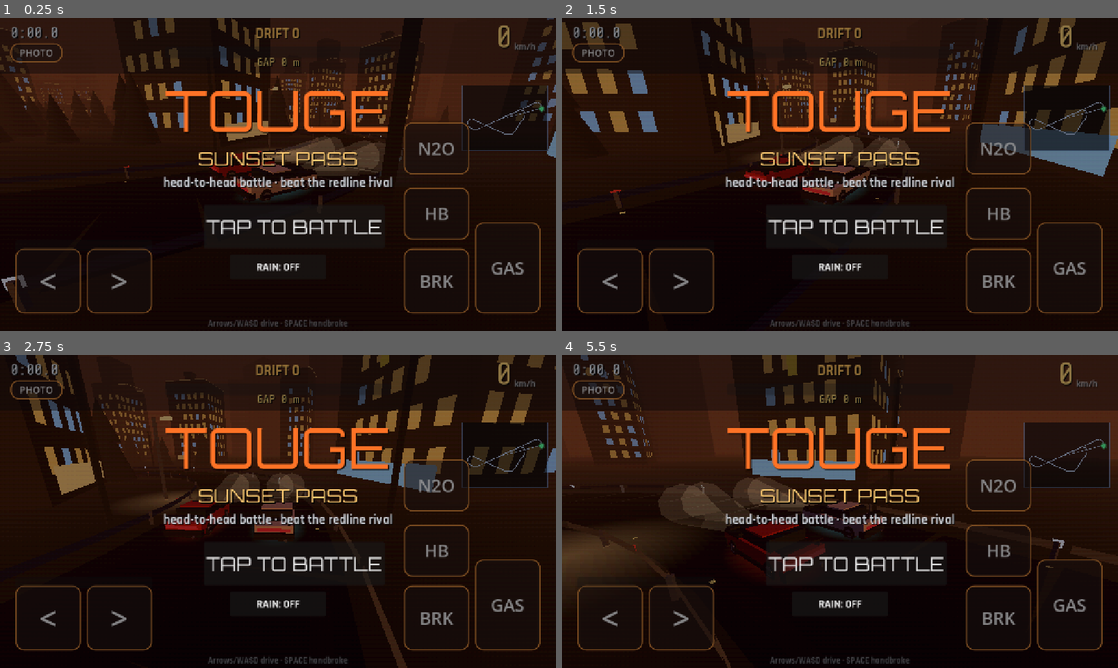
Above: before the commit, frames 1-4 (two rows, left to right).
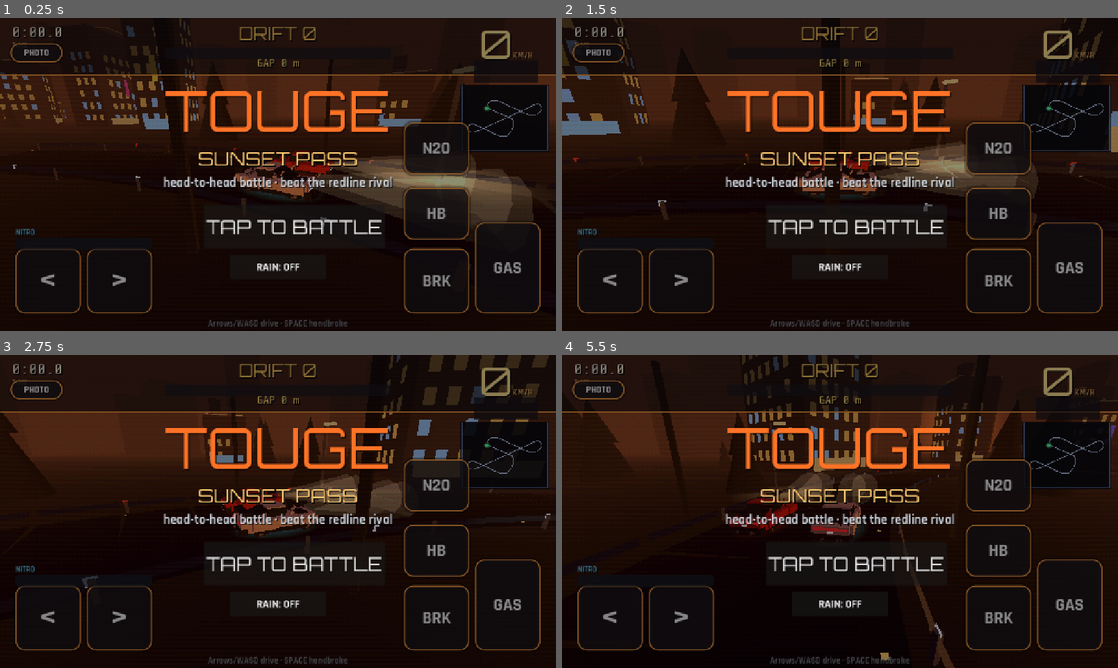
Above: after the commit, the same moments.

Repository: Thefreatbandz/touge
Game: Godot game, scene res://scenes/main.tscn
Same seed, same stepped clock (60 frames per second), same inputs: the game is played once before the commit and once after it.
Inputs (mouse positions are in pixels of both pictures, inside the frame that each line leads up to):
- Up to frame 1 (0.25 s): no input
- Up to frame 2 (1.5 s): move the mouse to (962, 158) at 0.52 s; hold Right 0.53-1.25 s; hold Shift 0.53-1.25 s; click (962, 158) at 0.67 s; tap Space at 0.77 s; drag from (728, 190) to (812, 237) at 1.27 s
- Up to frame 3 (2.75 s): move the mouse to (333, 442) at 2.02 s; hold Right from 2.03 s (still down); hold Shift from 2.03 s (still down)
- Up to frame 4 (5.5 s): release Right at 2.75 s; release Shift at 2.75 s; drag from (812, 574) to (673, 464) at 2.77 s; move the mouse to (1006, 558) at 3.52 s; hold Left 3.53-4.25 s; hold Shift 3.53-4.25 s; tap Space at 3.77 s; drag from (673, 464) to (756, 433) at 4.27 s; move the mouse to (867, 511) at 5.02 s; hold Down from 5.03 s (still down); hold Shift from 5.03 s (still down); click (867, 511) at 5.17 s

The runs differ from the first frame. In frame 1, 17% of the frame differs, in the area x 0-100%, y 0-95%; in frame 2, 19%; in frame 3, 18%; in frame 4, 19%.

Commit message:
TOUGE: better car bodies, street overlap fix, UI polish

Diff:
--- a/scripts/car.gd
+++ b/scripts/car.gd
@@ -182,32 +182,86 @@
 	add_child(_body)
 	var white := body_color
 	var black := Color(0.05, 0.05, 0.06)
-	var glass := Color(0.06, 0.09, 0.13)
-	# lower body (panda white)
-	_box(_body, Vector3(1.82, 0.62, 4.3), Vector3(0, 0.62, 0), white)
-	# black hood (panda style)
-	_box(_body, Vector3(1.84, 0.10, 1.35), Vector3(0, 0.95, -1.42), black)
-	# cabin / glasshouse
-	_box(_body, Vector3(1.58, 0.52, 2.05), Vector3(0, 1.12, 0.25), glass)
-	# roof panel (white)
-	_box(_body, Vector3(1.60, 0.08, 1.15), Vector3(0, 1.40, 0.30), white)
-	# trunk spoiler
-	_box(_body, Vector3(1.70, 0.07, 0.42), Vector3(0, 1.18, 1.95), black)
-	_box(_body, Vector3(0.08, 0.28, 0.30), Vector3(-0.70, 1.02, 1.95), black)
-	_box(_body, Vector3(0.08, 0.28, 0.30), Vector3(0.70, 1.02, 1.95), black)
-	# bumpers
-	_box(_body, Vector3(1.88, 0.34, 0.35), Vector3(0, 0.42, -2.12), black)
-	_box(_body, Vector3(1.88, 0.34, 0.35), Vector3(0, 0.42, 2.12), black)
-	# pop-up headlights (up) + glow
-	_box(_body, Vector3(0.42, 0.16, 0.42), Vector3(-0.58, 1.00, -1.95), black)
-	_box(_body, Vector3(0.42, 0.16, 0.42), Vector3(0.58, 1.00, -1.95), black)
-	_box(_body, Vector3(0.34, 0.10, 0.06), Vector3(-0.58, 1.00, -2.16),
-		Color(1.0, 0.95, 0.75), 2.5)
-	_box(_body, Vector3(0.34, 0.10, 0.06), Vector3(0.58, 1.00, -2.16),
-		Color(1.0, 0.95, 0.75), 2.5)
-	# taillight bar
-	_box(_body, Vector3(1.55, 0.14, 0.06), Vector3(0, 0.78, 2.30),
+	var glass := Color(0.05, 0.08, 0.12)
+	var dark := Color(0.08, 0.08, 0.09)
+	# === main hull: tapered three-section sports car ===
+	# rear haunches (widest)
+	_box(_body, Vector3(1.84, 0.58, 1.70), Vector3(0, 0.60, 1.15), white)
+	# mid body
+	_box(_body, Vector3(1.78, 0.54, 1.60), Vector3(0, 0.58, -0.25), white)
+	# nose (tapered, lower)
+	_box(_body, Vector3(1.62, 0.46, 1.10), Vector3(0, 0.54, -1.55), white)
+	# === hood: sloped to the nose ===
+	var hood := _box(_body, Vector3(1.58, 0.07, 1.30), Vector3(0, 0.82, -1.35), white)
+	hood.rotation.x = 0.10
+	var vent := _box(_body, Vector3(0.90, 0.05, 0.70), Vector3(0, 0.88, -1.30), black)
+	vent.rotation.x = 0.10
+	# === front bumper + grille + lip ===
+	_box(_body, Vector3(1.70, 0.32, 0.40), Vector3(0, 0.40, -2.05), black)
+	_box(_body, Vector3(1.10, 0.16, 0.06), Vector3(0, 0.48, -2.26), dark)
+	_box(_body, Vector3(1.74, 0.07, 0.32), Vector3(0, 0.20, -2.10), black)
+	for sx in [-1.0, 1.0]:
+		var can := _box(_body, Vector3(0.22, 0.04, 0.30), Vector3(sx * 0.78, 0.52, -2.08), black)
+		can.rotation.z = sx * -0.15
+	# === widebody fender flares ===
+	for sx in [-1.0, 1.0]:
+		_box(_body, Vector3(0.18, 0.42, 1.10), Vector3(sx * 0.92, 0.62, -1.35), white)
+		_box(_body, Vector3(0.18, 0.46, 1.20), Vector3(sx * 0.94, 0.62, 1.15), white)
+	# === greenhouse: raked windshield, roof, fastback rear glass ===
+	var ws := _box(_body, Vector3(1.48, 0.05, 1.15), Vector3(0, 1.18, -0.45), glass)
+	ws.rotation.x = -0.48
+	_box(_body, Vector3(1.50, 0.07, 1.05), Vector3(0, 1.46, 0.38), white)
+	var rw := _box(_body, Vector3(1.46, 0.05, 1.25), Vector3(0, 1.20, 1.18), glass)
+	rw.rotation.x = 0.42
+	for sx in [-1.0, 1.0]:
+		_box(_body, Vector3(0.04, 0.38, 1.05), Vector3(sx * 0.76, 1.18, 0.38), glass)
+		var ap := _box(_body, Vector3(0.08, 0.55, 0.08), Vector3(sx * 0.72, 1.20, -0.55), white)
+		ap.rotation.x = -0.48
+	# === trunk + rear bumper + diffuser ===
+	_box(_body, Vector3(1.78, 0.42, 0.75), Vector3(0, 0.72, 1.95), white)
+	_box(_body, Vector3(1.84, 0.32, 0.38), Vector3(0, 0.40, 2.18), black)
+	_box(_body, Vector3(1.55, 0.14, 0.30), Vector3(0, 0.26, 2.22), black)
+	for fx in [-0.45, -0.15, 0.15, 0.45]:
+		_box(_body, Vector3(0.05, 0.16, 0.28), Vector3(fx, 0.26, 2.22), dark)
+	# === GT wing: swan-neck stands + endplates ===
+	var wing := _box(_body, Vector3(1.72, 0.05, 0.48), Vector3(0, 1.32, 2.02), black)
+	wing.rotation.x = -0.10
+	for sx in [-1.0, 1.0]:
+		_box(_body, Vector3(0.05, 0.30, 0.55), Vector3(sx * 0.86, 1.20, 2.02), black)
+		_box(_body, Vector3(0.07, 0.32, 0.10), Vector3(sx * 0.45, 1.08, 2.02), black)
+	# === lights: flush headlights + full-width tail bar ===
+	for sx in [-1.0, 1.0]:
+		_box(_body, Vector3(0.48, 0.14, 0.06), Vector3(sx * 0.58, 0.66, -2.05), black)
+		var hl := _box(_body, Vector3(0.42, 0.10, 0.08), Vector3(sx * 0.58, 0.68, -2.08),
+			Color(1.0, 0.95, 0.75), 2.5)
+		hl.rotation.x = 0.15
+	_box(_body, Vector3(1.60, 0.12, 0.06), Vector3(0, 0.82, 2.37),
 		Color(1.0, 0.08, 0.08), 2.0)
+	_box(_body, Vector3(0.30, 0.08, 0.06), Vector3(0, 0.68, 2.37),
+		Color(0.9, 0.9, 0.95), 1.0)
+	# === side skirts ===
+	for sx in [-1.0, 1.0]:
+		_box(_body, Vector3(0.14, 0.16, 2.20), Vector3(sx * 0.93, 0.30, 0.10), black)
+	# === mirrors ===
+	for sx in [-1.0, 1.0]:
+		_box(_body, Vector3(0.16, 0.10, 0.22), Vector3(sx * 0.98, 1.18, -0.35), white)
+		_box(_body, Vector3(0.05, 0.08, 0.06), Vector3(sx * 0.90, 1.14, -0.35), black)
+	# === dual exhausts ===
+	for sx in [-1.0, 1.0]:
+		var ex := MeshInstance3D.new()
+		var em := CylinderMesh.new()
+		em.top_radius = 0.07
+		em.bottom_radius = 0.07
+		em.height = 0.18
+		ex.mesh = em
+		var exm := StandardMaterial3D.new()
+		exm.albedo_color = Color(0.65, 0.67, 0.70)
+		exm.metallic = 0.85
+		exm.roughness = 0.30
+		ex.material_override = exm
+		ex.position = Vector3(sx * 0.38, 0.32, 2.38)
+		ex.rotation.x = PI / 2.0
+		_body.add_child(ex)
 	# wheels
 	_wheels.clear()
 	var tire := Color(0.04, 0.04, 0.045)
--- a/scripts/hud.gd
+++ b/scripts/hud.gd
@@ -80,15 +80,20 @@
 	b.size = size
 	b.focus_mode = Control.FOCUS_NONE  # never steal SPACE/ENTER from driving
 	b.add_theme_font_size_override("font_size", font)
-	b.add_theme_color_override("font_color", Color(1, 1, 1, 0.92))
+	b.add_theme_font_override("font", FONT_HUD)
+	b.add_theme_color_override("font_color", Color(1, 1, 1, 0.95))
+	b.add_theme_color_override("font_pressed_color", Color(1.0, 0.95, 0.85))
 	var sb := StyleBoxFlat.new()
-	sb.bg_color = Color(0.16, 0.10, 0.08, 0.55)
-	sb.border_color = Color(1.0, 0.62, 0.25, 0.8)
+	sb.bg_color = Color(0.12, 0.09, 0.10, 0.68)
+	sb.border_color = Color(1.0, 0.62, 0.25, 0.9)
 	sb.set_border_width_all(3)
-	sb.set_corner_radius_all(18)
+	sb.set_corner_radius_all(20)
+	sb.shadow_color = Color(0, 0, 0, 0.45)
+	sb.shadow_size = 6
 	b.add_theme_stylebox_override("normal", sb)
 	var sbp := sb.duplicate() as StyleBoxFlat
-	sbp.bg_color = Color(0.80, 0.42, 0.15, 0.75)
+	sbp.bg_color = Color(0.85, 0.45, 0.16, 0.88)
+	sbp.border_color = Color(1.0, 0.80, 0.45, 1.0)
 	b.add_theme_stylebox_override("pressed", sbp)
 	b.add_theme_stylebox_override("hover", sb)
 	b.add_theme_stylebox_override("focus", StyleBoxEmpty.new())
@@ -112,47 +117,77 @@
 		line.mouse_filter = Control.MOUSE_FILTER_IGNORE
 		add_child(line)
 		_speed_lines.append(line)
-	# top HUD backdrop strip (readability against bright sunset sky)
+	# top HUD backdrop: gradient strip + amber accent line
 	var strip := ColorRect.new()
-	strip.color = Color(0.05, 0.03, 0.04, 0.45)
+	strip.color = Color(0.04, 0.025, 0.035, 0.62)
 	strip.position = Vector2(0, 0)
-	strip.size = Vector2(1280, 128)
+	strip.size = Vector2(1280, 132)
 	add_child(strip)
+	var accent := ColorRect.new()
+	accent.color = Color(1.0, 0.62, 0.25, 0.85)
+	accent.position = Vector2(0, 130)
+	accent.size = Vector2(1280, 3)
+	add_child(accent)
 	# top bar
-	_time_l = _mk_label("0:00.0", 34, Vector2(24, 14))
+	_time_l = _mk_label("0:00.0", 36, Vector2(28, 12))
 	_time_l.add_theme_font_override("font", FONT_MONO)
+	_time_l.add_theme_color_override("font_color", Color(1.0, 0.95, 0.85))
 	add_child(_time_l)
-	_drift_l = _mk_label("DRIFT 0", 34, Vector2(1280 / 2 - 160, 14), HORIZONTAL_ALIGNMENT_CENTER)
-	_drift_l.custom_minimum_size = Vector2(320, 44)
-	_drift_l.add_theme_color_override("font_color", Color(1.0, 0.75, 0.35))
+	var time_cap := _mk_label("TIME", 18, Vector2(28, 52))
+	time_cap.add_theme_color_override("font_color", Color(1.0, 0.72, 0.40, 0.75))
+	add_child(time_cap)
+	_drift_l = _mk_label("DRIFT 0", 40, Vector2(1280 / 2 - 170, 10), HORIZONTAL_ALIGNMENT_CENTER)
+	_drift_l.custom_minimum_size = Vector2(340, 52)
+	_drift_l.add_theme_font_override("font", FONT_DISPLAY)
+	_drift_l.add_theme_color_override("font_color", Color(1.0, 0.78, 0.35))
 	add_child(_drift_l)
-	_speed_l = _mk_label("0", 72, Vector2(1280 - 260, 4), HORIZONTAL_ALIGNMENT_RIGHT)
-	_speed_l.custom_minimum_size = Vector2(160, 88)
-	_speed_l.add_theme_font_override("font", FONT_MONO)
-	_speed_l.add_theme_color_override("font_color", Color(1.0, 0.82, 0.45))
+	# big speed readout (right)
+	_speed_l = _mk_label("0", 92, Vector2(1280 - 280, 0), HORIZONTAL_ALIGNMENT_RIGHT)
+	_speed_l.custom_minimum_size = Vector2(180, 100)
+	_speed_l.add_theme_font_override("font", FONT_DISPLAY)
+	_speed_l.add_theme_color_override("font_color", Color(1.0, 0.88, 0.55))
 	add_child(_speed_l)
-	var unit := _mk_label("km/h", 22, Vector2(1280 - 96, 52))
-	unit.modulate = Color(1, 1, 1, 0.6)
+	var unit := _mk_label("KM/H", 20, Vector2(1280 - 100, 74))
+	unit.add_theme_color_override("font_color", Color(1.0, 0.72, 0.40, 0.8))
 	add_child(unit)
-	# progress bar
+	# progress bar (styled)
 	_prog = ProgressBar.new()
 	_prog.min_value = 0
 	_prog.max_value = 1000
-	_prog.position = Vector2(1280 / 2 - 260, 66)
-	_prog.custom_minimum_size = Vector2(520, 14)
-	_prog.size = Vector2(520, 14)
+	_prog.position = Vector2(1280 / 2 - 260, 68)
+	_prog.custom_minimum_size = Vector2(520, 12)
+	_prog.size = Vector2(520, 12)
 	_prog.show_percentage = false
+	var prog_bg := StyleBoxFlat.new()
+	prog_bg.bg_color = Color(0.10, 0.08, 0.10, 0.7)
+	prog_bg.set_corner_radius_all(6)
+	_prog.add_theme_stylebox_override("background", prog_bg)
+	var prog_fill := StyleBoxFlat.new()
+	prog_fill.bg_color = Color(1.0, 0.62, 0.25, 0.95)
+	prog_fill.set_corner_radius_all(6)
+	_prog.add_theme_stylebox_override("fill", prog_fill)
 	add_child(_prog)
 	# rival gap (under progress bar)
-	_gap_l = _mk_label("", 26, Vector2(0, 86), HORIZONTAL_ALIGNMENT_CENTER)
+	_gap_l = _mk_label("", 26, Vector2(0, 88), HORIZONTAL_ALIGNMENT_CENTER)
 	_gap_l.custom_minimum_size = Vector2(1280, 34)
 	_gap_l.add_theme_font_override("font", FONT_MONO)
 	add_child(_gap_l)
-	# position badge (top-right, under speed)
-	_pos_l = _mk_label("", 44, Vector2(1280 - 260, 92), HORIZONTAL_ALIGNMENT_RIGHT)
-	_pos_l.custom_minimum_size = Vector2(160, 56)
+	# position badge: pill background + big text (top-right, under speed)
+	var pos_pill := ColorRect.new()
+	pos_pill.color = Color(0.08, 0.06, 0.08, 0.72)
+	pos_pill.position = Vector2(1280 - 190, 96)
+	pos_pill.size = Vector2(150, 52)
+	add_child(pos_pill)
+	_pos_l = _mk_label("", 40, Vector2(1280 - 190, 98), HORIZONTAL_ALIGNMENT_CENTER)
+	_pos_l.custom_minimum_size = Vector2(150, 48)
+	_pos_l.add_theme_font_override("font", FONT_DISPLAY)
 	add_child(_pos_l)
-	# minimap (top-right)
+	# minimap (top-right, with border)
+	var map_bg := ColorRect.new()
+	map_bg.color = Color(0.05, 0.04, 0.06, 0.75)
+	map_bg.position = Vector2(1280 - 220, 152)
+	map_bg.size = Vector2(204, 158)
+	add_child(map_bg)
 	_map = MinimapScript.new()
 	_map.position = Vector2(1280 - 216, 156)
 	_map.custom_minimum_size = Vector2(196, 150)
@@ -179,14 +214,25 @@
 	_nitro_btn = _mk_button("N2O", Vector2(1280 - 350, 720 - 480), Vector2(150, 120), 40)
 	_nitro_btn.button_down.connect(func(): t_nitro = true)
 	_nitro_btn.button_up.connect(func(): t_nitro = false)
-	# nitro meter (bottom-left, above steering)
+	# nitro meter (bottom-left, above steering) with label
+	var nitro_cap := _mk_label("NITRO", 18, Vector2(36, 720 - 238))
+	nitro_cap.add_theme_color_override("font_color", Color(0.45, 0.85, 1.0, 0.85))
+	add_child(nitro_cap)
 	_nitro_bar = ProgressBar.new()
 	_nitro_bar.min_value = 0
 	_nitro_bar.max_value = 100
-	_nitro_bar.position = Vector2(36, 720 - 210)
-	_nitro_bar.custom_minimum_size = Vector2(314, 14)
-	_nitro_bar.size = Vector2(314, 14)
+	_nitro_bar.position = Vector2(36, 720 - 214)
+	_nitro_bar.custom_minimum_size = Vector2(314, 16)
+	_nitro_bar.size = Vector2(314, 16)
 	_nitro_bar.show_percentage = false
+	var nbg := StyleBoxFlat.new()
+	nbg.bg_color = Color(0.08, 0.10, 0.14, 0.72)
+	nbg.set_corner_radius_all(8)
+	_nitro_bar.add_theme_stylebox_override("background", nbg)
+	var nfill := StyleBoxFlat.new()
+	nfill.bg_color = Color(0.25, 0.75, 1.0, 0.95)
+	nfill.set_corner_radius_all(8)
+	_nitro_bar.add_theme_stylebox_override("fill", nfill)
 	add_child(_nitro_bar)
 	# photo mode button (top-left, under timer)
 	_photo_btn = _mk_button("PHOTO", Vector2(24, 58), Vector2(120, 44), 22)
--- a/scripts/track.gd
+++ b/scripts/track.gd
@@ -37,7 +37,7 @@
 	var rng := RandomNumberGenerator.new()
 	var ok := false
 	var attempt := 0
-	while not ok and attempt < 10:
+	while not ok and attempt < 15:
 		rng.seed = seed + attempt * 7919
 		_layout(rng)
 		ok = _check_clearance()
@@ -227,11 +227,12 @@
 
 func _check_clearance() -> bool:
 	# no part of the road may come near a non-adjacent part (no overlaps/loops)
+	# 64m separation so different sections never visually overlap
 	for i in range(COUNT):
 		var pi := points[i]
 		for j in range(i + 30, COUNT):
 			var d2 := pi.distance_squared_to(points[j])
-			if d2 < 48.0 * 48.0:
+			if d2 < 64.0 * 64.0:
 				return false
 	# heading must never wind into a loop
 	return true
Not shown, changed: build/web/index.html
Not shown, changed: build/web/index.pck
Not shown, changed: docs/index.html
Not shown, changed: docs/touge.html
Not shown, changed: docs/touge.pck
